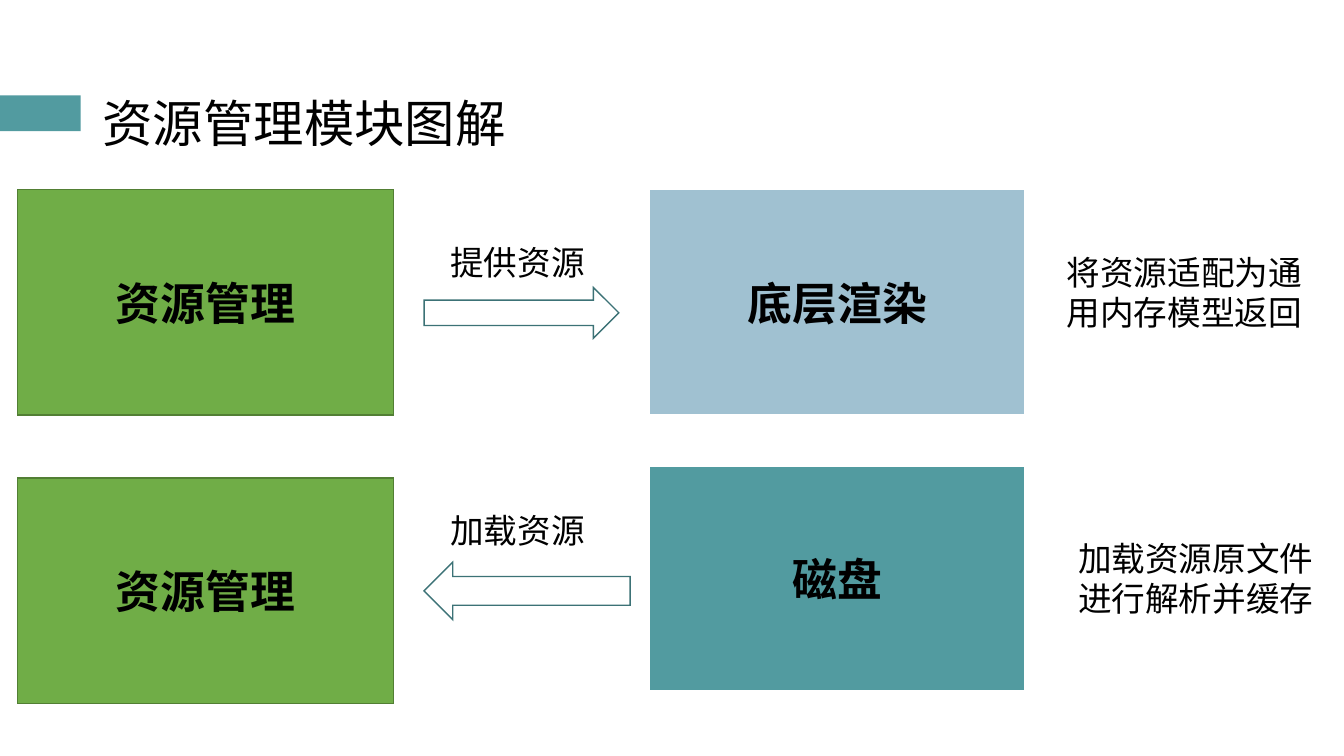
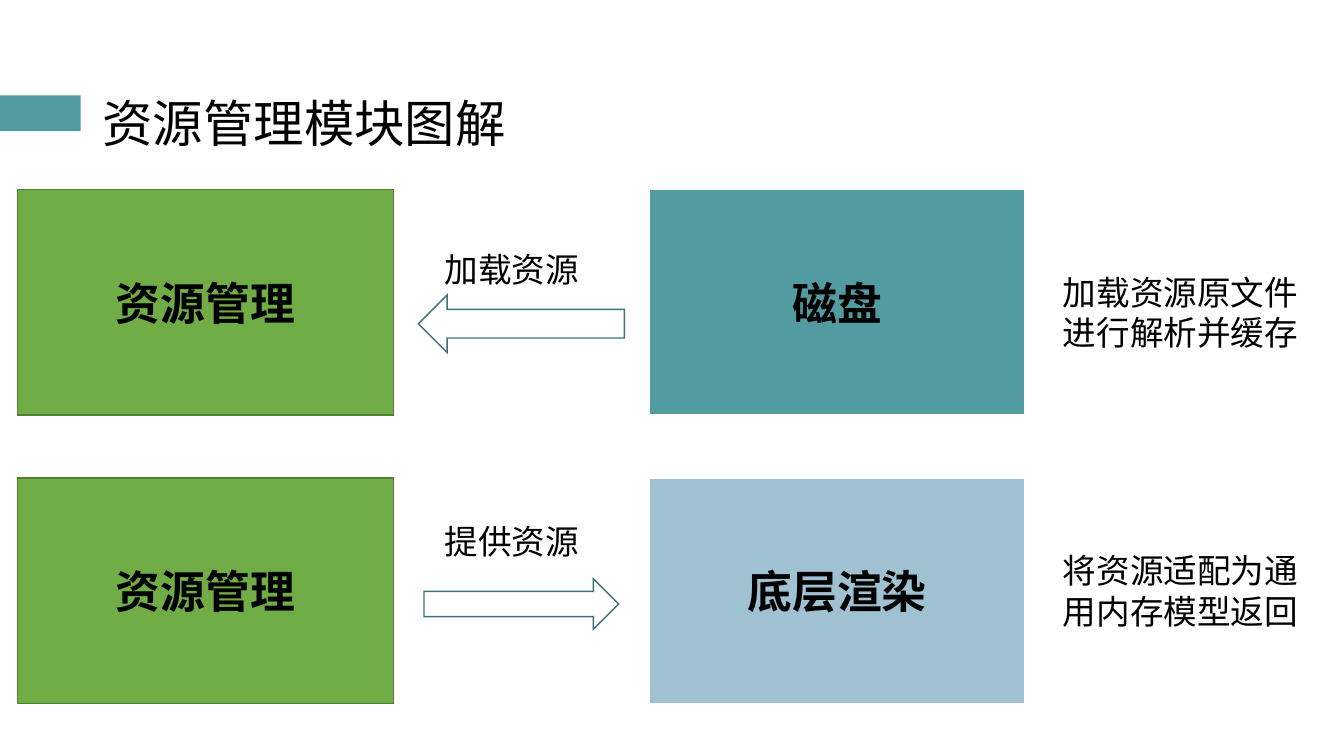
Before and after one commit to atom-chen/Main, a slide deck: slide 26 of OpenGL/答辩PPT.pptx. Drawn at 1344x756 pixels with LibreOffice and Linux fonts; fonts in the diff are those of the drawing. Boxes give left, top, right and bottom in pixels: in the first picture for what was removed or moved away, otherwise in the second. Text is boxed around its words. In the diff, an @@ line names an element or a change of style, - is before the commit and + after.

```diff
--- a/OpenGL/答辩PPT.pptx
+++ b/OpenGL/答辩PPT.pptx
@@ rectangle "磁盘": place and size @@
-rectangle "磁盘" at box(649, 466, 1025, 692)
+rectangle "磁盘" at box(649, 190, 1025, 415)
@@ text "加载资源": place and size @@
-text "加载资源" at box(450, 514, 584, 546)
+text "加载资源" at box(445, 253, 579, 285)
@@ text "加载资源原文件进行解析并缓存": place and size @@
-text "加载资源原文件进行解析并缓存" at box(1078, 542, 1313, 614)
+text "加载资源原文件进行解析并缓存" at box(1063, 276, 1298, 348)
@@ left arrow: place and size @@
-left arrow at box(424, 563, 630, 620)
+left arrow at box(418, 295, 624, 353)
@@ rectangle "底层渲染": place and size @@
-rectangle "底层渲染" at box(649, 190, 1025, 415)
+rectangle "底层渲染" at box(649, 478, 1025, 704)
@@ text "提供资源": place and size @@
-text "提供资源" at box(450, 246, 584, 278)
+text "提供资源" at box(445, 525, 579, 557)
@@ text "将资源适配为通用内存模型返回": place and size @@
-text "将资源适配为通用内存模型返回" at box(1067, 256, 1302, 328)
+text "将资源适配为通用内存模型返回" at box(1063, 554, 1298, 627)
@@ right arrow: place and size @@
-right arrow at box(424, 287, 619, 338)
+right arrow at box(424, 579, 619, 629)
```
Also in this commit, not shown: 14 other slides changed.
